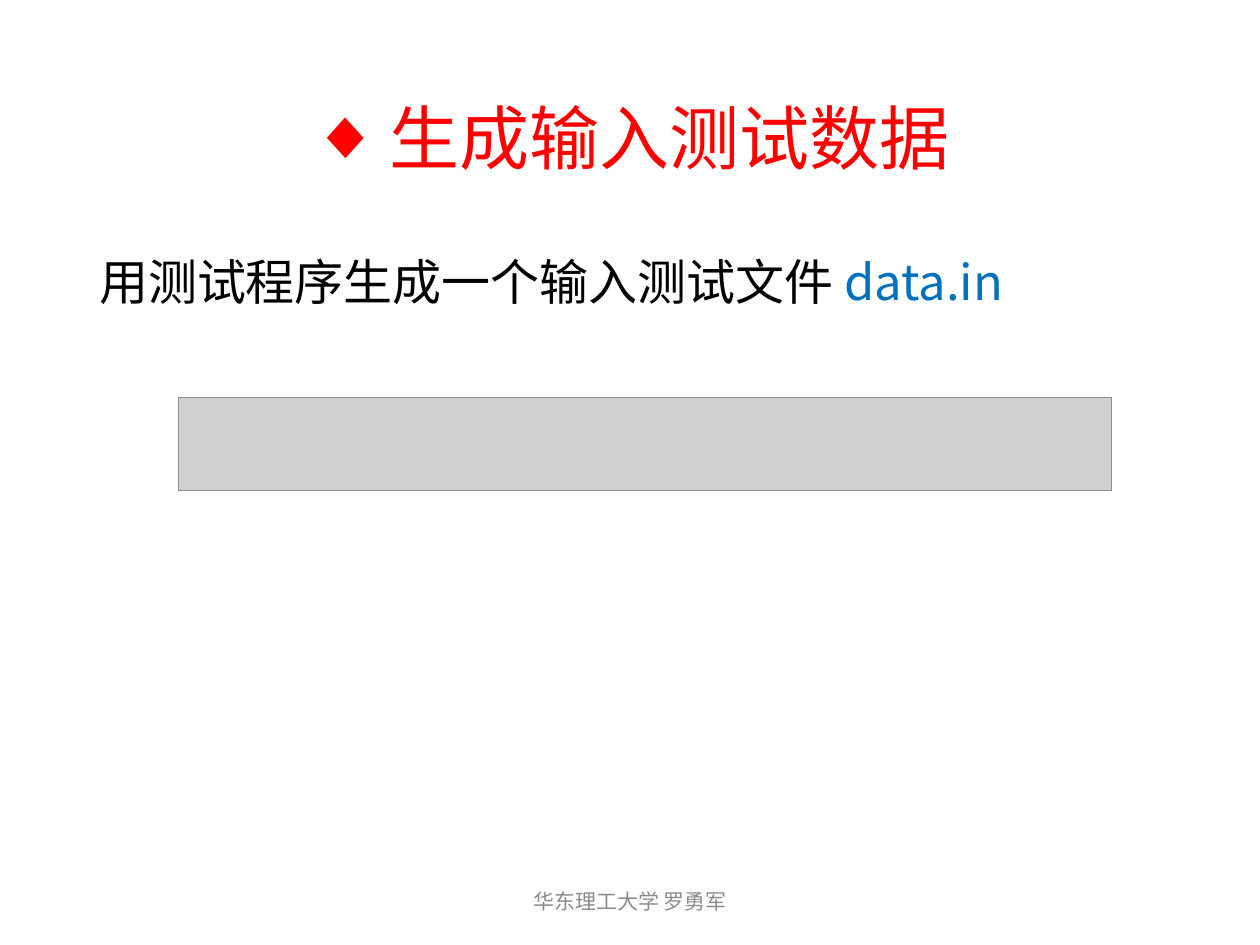
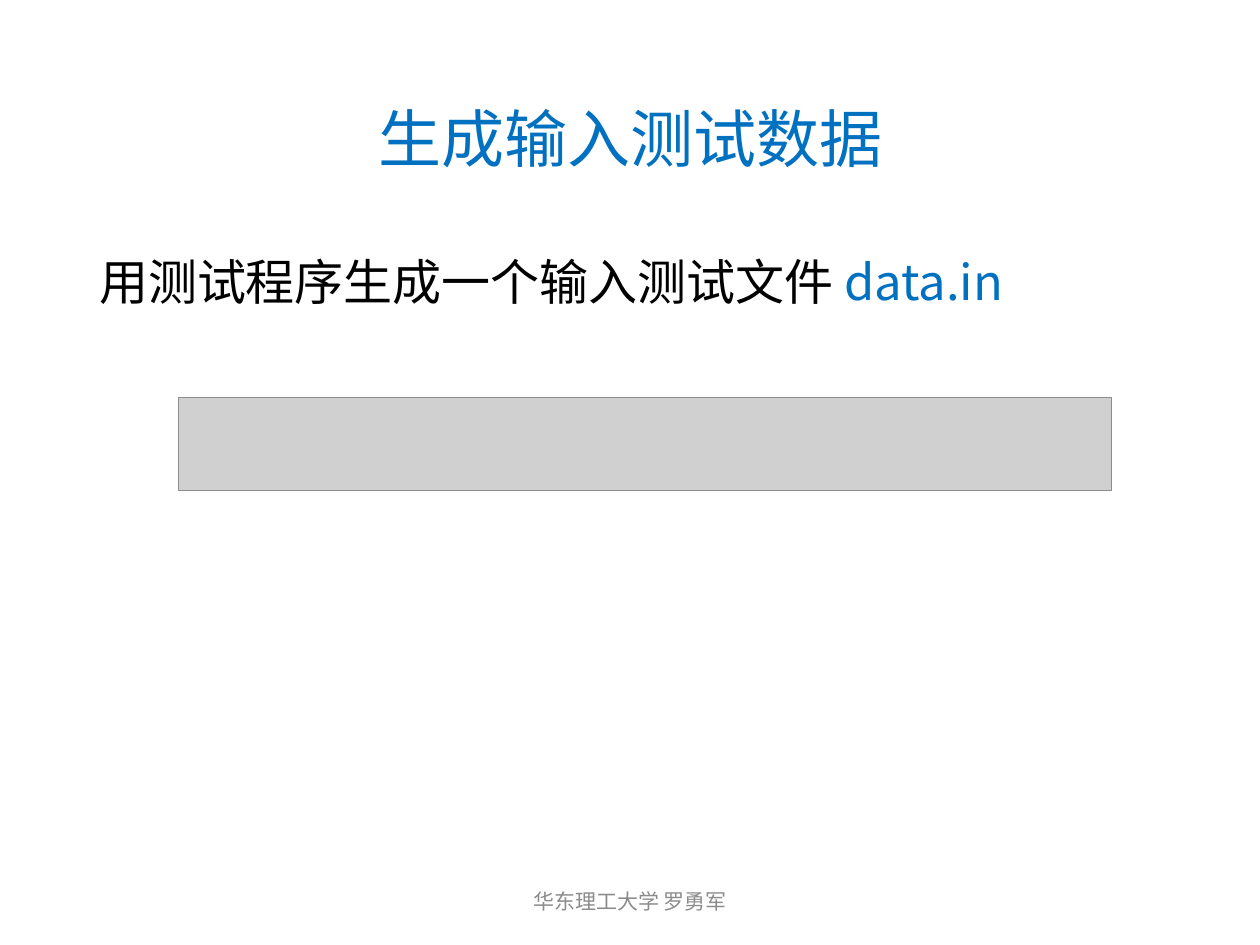
Before and after one commit to luoyongjun999/code, a slide deck: slide 10 of 初学者指南/2测试数据与对拍.pptx. Drawn at 1260x945 pixels with LibreOffice and Linux fonts; fonts in the diff are those of the drawing; grey boxes stand for pictures. Boxes give left, top, right and bottom in pixels: in the first picture for what was removed or moved away, otherwise in the second. Text is boxed around its words. In the diff, an @@ line names an element or a change of style, - is before the commit and + after.

```diff
--- a/初学者指南/2测试数据与对拍.pptx
+++ b/初学者指南/2测试数据与对拍.pptx
@@ title "生成输入测试数据" at [378,109,882,167]: size 40 to 36 pt, text colour #FF0000 to #0070C0; bullet ◆ to none @@
```
Also in this commit, not shown: 4 other slides changed.
